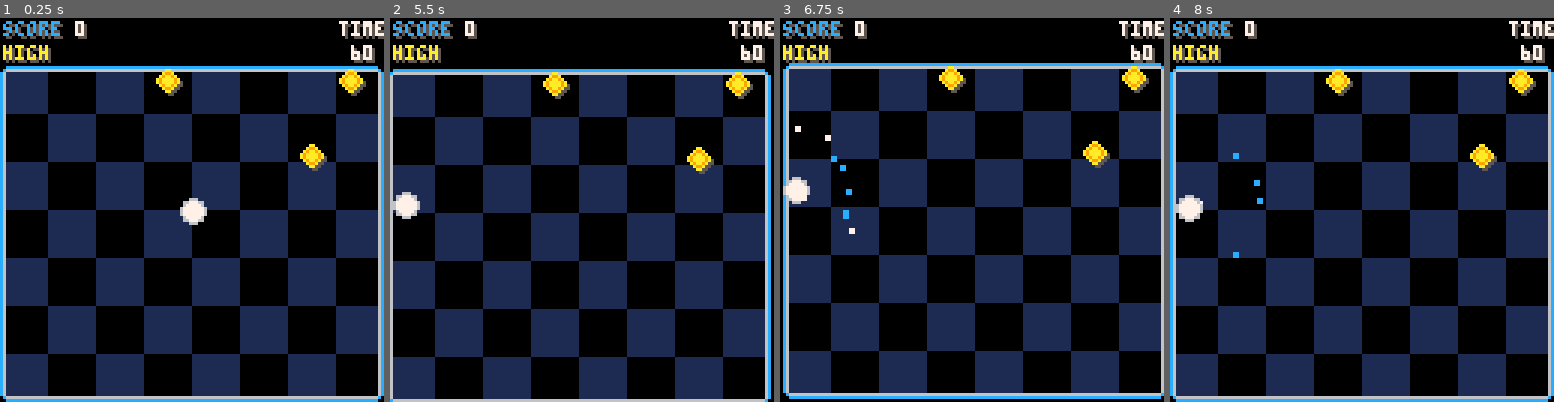
Above: before the commit, frames 1-4 (left to right).
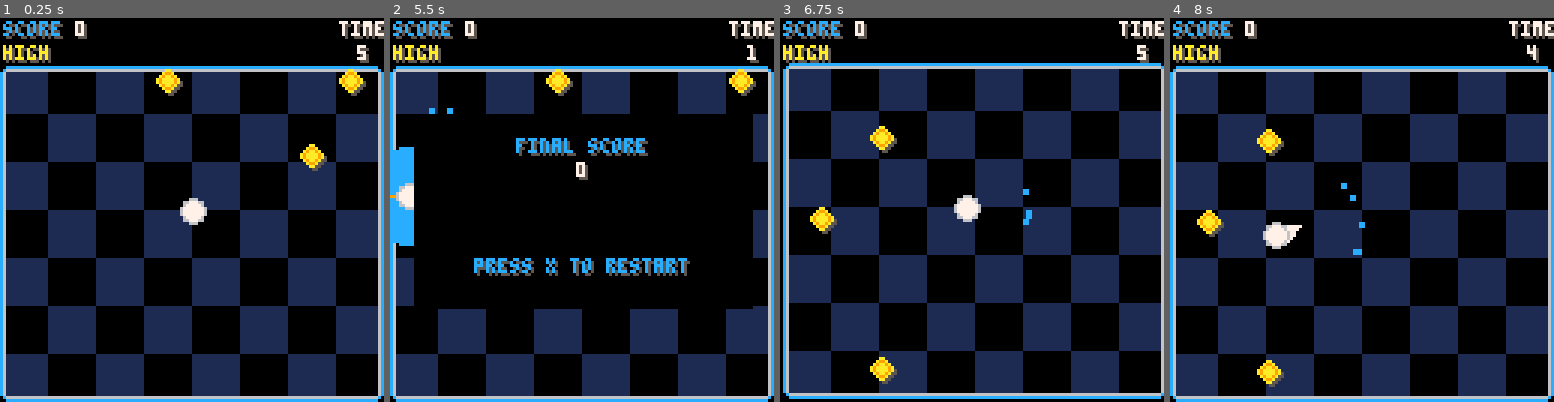
Above: after the commit, the same moments.

Repository: tesselode/netty
Game: PICO-8 cartridge launcher.p8
The game is run twice, just before and just after one commit, with the same random seed, the same clock (stepped at 60 frames per second) and the same inputs.
Inputs:
- Up to frame 1 (0.25 s): no input
- Up to frame 2 (5.5 s): tap X (X key) at 0.33, 1.07, 1.85, 2.97, 4.08, 5.2 s; tap O (Z key) at 0.7, 1.7, 2.1, 2.5, 2.9, 3.3, 3.7, 4.1, 4.5, 4.9, 5.3 s; hold Right 1.6-2.1 s; hold Up 2.15-2.42 s; hold Right 2.47-3.03 s; hold Left 3.08-3.58 s; hold Down 3.63-3.97 s; hold Right 4.02-4.68 s; hold Up 4.73-5.03 s; hold Left from 5.08 s (still down)
- Up to frame 3 (6.75 s): release Left at 5.68 s; tap O (Z key) at 5.7, 6.1, 6.5 s; hold Down 5.73-6.03 s; hold Right 6.08-6.58 s; tap X (X key) at 6.32 s; hold Right from 6.63 s (still down)
- Up to frame 4 (8 s): tap O (Z key) at 6.9, 7.3, 7.7 s; release Right at 7.13 s; hold Up 7.18-7.45 s; tap X (X key) at 7.43 s; hold Right from 7.5 s (still down)

The runs differ from the first frame. In frame 1, 0.2% of the frame differs, in the area x 91-98%, y 7-12%; in frame 2, 35%, in the area x 0-100%, y 7-100%; in frame 3, 3.0%; in frame 4, 3.0%.

Commit message:
basic game flow

Diff:
--- a/launcher.p8
+++ b/launcher.p8
@@ -1,6 +1,16 @@
 pico-8 cartridge // http://www.pico-8.com
 version 8
 __lua__
+-- state management
+state = {}
+
+function gotostate(s)
+ state.current = s
+ state.current:enter()
+end
+
+
+
 -- camera shakes
 shake = {}
 shake.launch = {
@@ -22,6 +32,7 @@
 
 -- extra functions
 function printc(s, x, y, c)
+ s = s .. ''
  x -= #s * 2
  print(s, x, y, c)
 end
@@ -342,28 +353,39 @@
 
 
 
--- init gameplay
-player = class.player()
-dots = {}
-effects = {}
-score = {
- score = 0,
- multiplier = 1,
- dotscollected = 0,
-}
-cam = {
- sequence = {{0, 0}},
- frame = 1,
-}
-
-for i = 1, 3 do
-	add(dots, class.dot())
-end
-
-function _update60()
+-- gameplay state --
+
+state.gameplay = {}
+
+function state.gameplay:enter()
+	player = class.player()
+	dots = {}
+	effects = {}
+	score = {
+	 score = 0,
+	 multiplier = 1,
+	 dotscollected = 0,
+	 timeleft = 5,
+	}
+	cam = {
+	 sequence = {{0, 0}},
+	 frame = 1,
+	}
+
+	for i = 1, 3 do
+		add(dots, class.dot())
+	end
+end
+
+function state.gameplay:update()
  if freezeframes > 0 then
   freezeframes -= 1
   return
+ end
+
+ score.timeleft -= 1/60
+ if score.timeleft <= 0 then
+  gotostate(state.results)
  end
 
  -- update player
@@ -421,7 +443,7 @@
  end
 end
 
-function _draw()
+function state.gameplay:draw()
  cls()
 
  -- draw map
@@ -449,8 +471,53 @@
  print('high', 1, 9, 10)
  print('time', 114, 2, 5)
  print('time', 113, 1, 7)
- printc('60', 122, 10, 5)
- printc('60', 121, 9, 7)
+ local t = flr(score.timeleft) + 1
+ t = t .. ''
+ printc(t, 122, 10, 5)
+ printc(t, 121, 9, 7)
+end
+
+
+
+-- results screen
+state.results = {}
+
+function state.results:enter()
+end
+
+function state.results:update()
+ if btnp(5) then
+  gotostate(state.gameplay)
+ end
+end
+
+function state.results:draw()
+ rectfill(8, 32, 120, 96, 0)
+ printc('final score', 65, 41, 5)
+ printc('final score', 64, 40, 12)
+ local s = score.score
+ if s > 0 then
+  s = s .. '00'
+ end
+ printc(s, 65, 49, 5)
+ printc(s, 64, 48, 7)
+ printc('press x to restart', 65, 81, 5)
+ printc('press x to restart', 64, 80, 12)
+end
+
+
+
+-- main loop --
+function _init()
+	gotostate(state.gameplay)
+end
+
+function _update60()
+ state.current:update()
+end
+
+function _draw()
+ state.current:draw()
 end
 __gfx__
 00000000000aa000000bb00000055000000550000000000000000000000000000000000000000000000000000000000000000000000000000000000000000000
